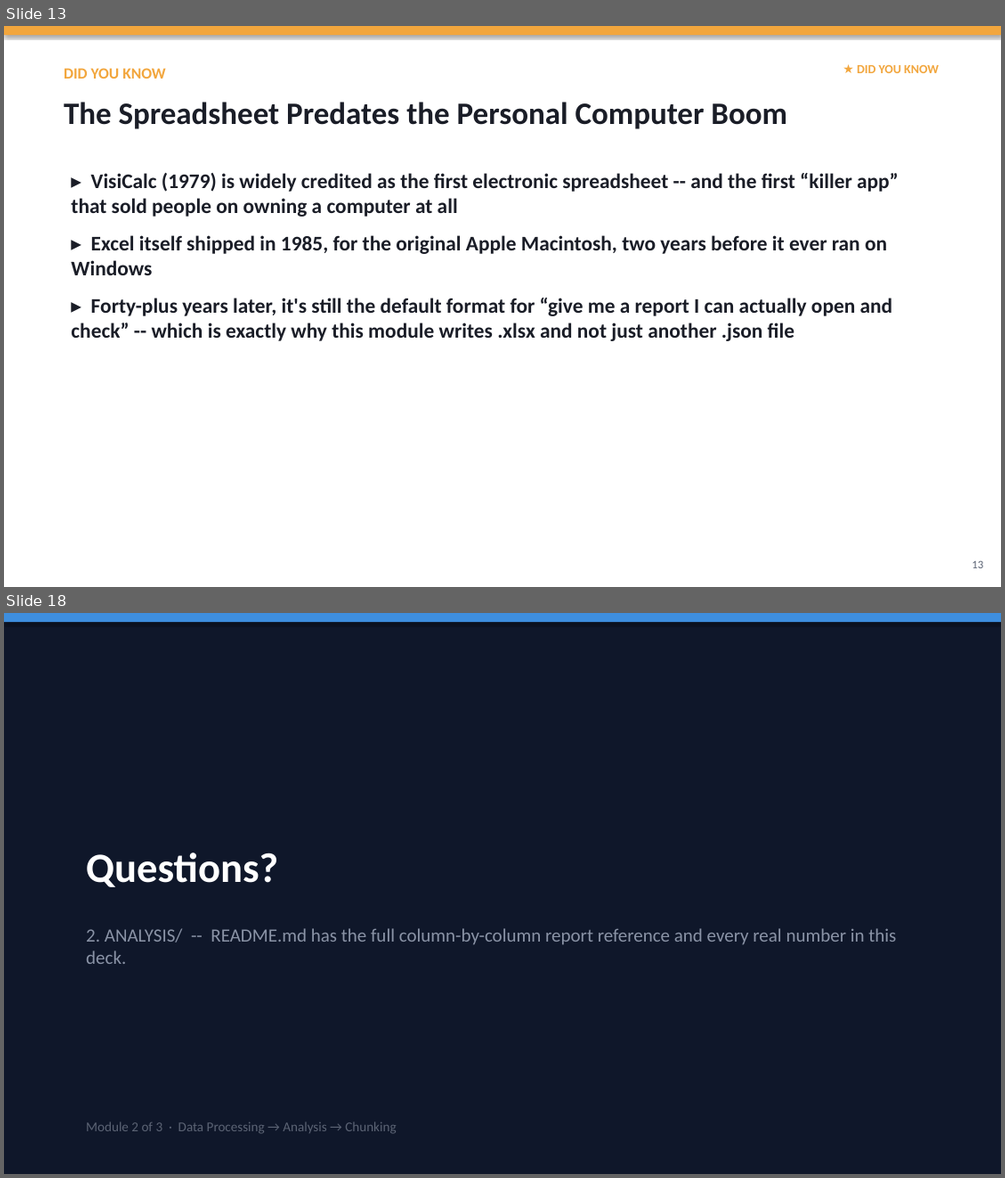
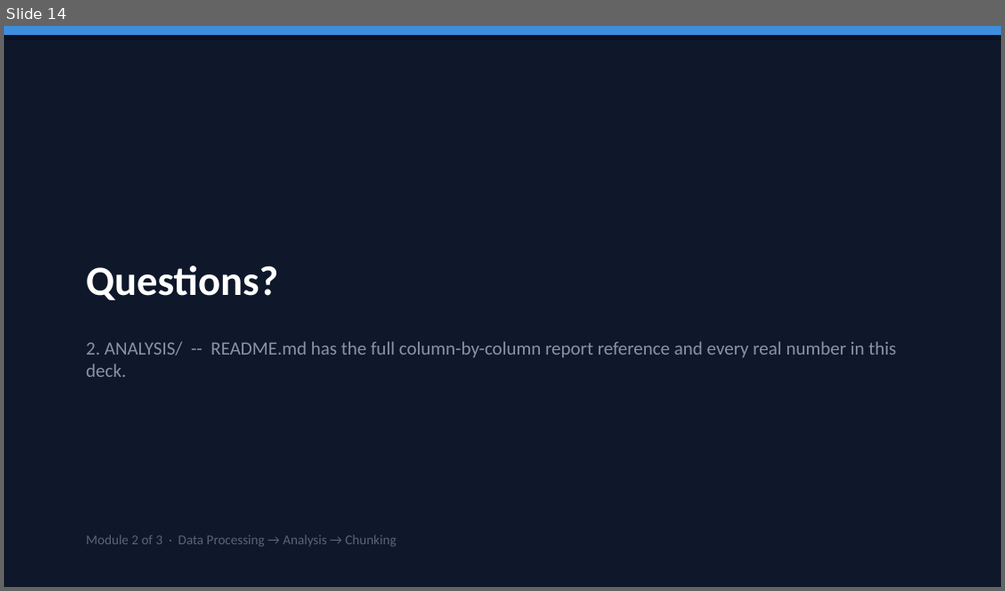
Before and after one commit to HITTESH2003/TRAINING, a slide deck: 2. ANALYSIS/Analysis_Module_Overview.pptx. Shown one above the other, each under a label of ours: slides 13 and 18 before the commit, slide 14 after it; the slides between them are not shown. The pictures are 1005x1178 and 1005x591 pixels, drawn with LibreOffice and Linux fonts; fonts in the diff are those of the drawing. Boxes give left, top, right and bottom in pixels: in the first picture for what was removed or moved away, otherwise in the second. Text is boxed around its words. In the diff, an @@ line names an element or a change of style, - is before the commit and + after.

```diff
--- a/2. ANALYSIS/Analysis_Module_Overview.pptx
+++ b/2. ANALYSIS/Analysis_Module_Overview.pptx
@@ slide 13 removed at box(4, 26, 1001, 587), background #FFFFFF @@
@@ rectangle removed at box(4, 26, 1001, 35) @@
@@ text removed at box(64, 68, 166, 79) @@
-DID YOU KNOW
@@ text removed at box(857, 65, 938, 73) @@
-★ DID YOU KNOW
@@ text removed at box(64, 102, 787, 129) @@
-The Spreadsheet Predates the Personal Computer Boom
@@ text removed at box(71, 173, 898, 341) @@
-▸ VisiCalc (1979) is widely credited as the first electronic spreadsheet -- and the first “killer app” that sold people on owning a computer at all
-▸ Excel itself shipped in 1985, for the original Apple Macintosh, two years before it ever ran on Windows
-▸ Forty-plus years later, it's still the default format for “give me a report I can actually open and check” -- which is exactly why this module writes .xlsx and not just another .json file
@@ text removed at box(971, 560, 983, 568) @@
-13
@@ what was slide 18 is now slide 14 @@
```
Also in this commit, not shown: 10 slides changed, 1 slide added, 4 other slides removed, 1 other file.
